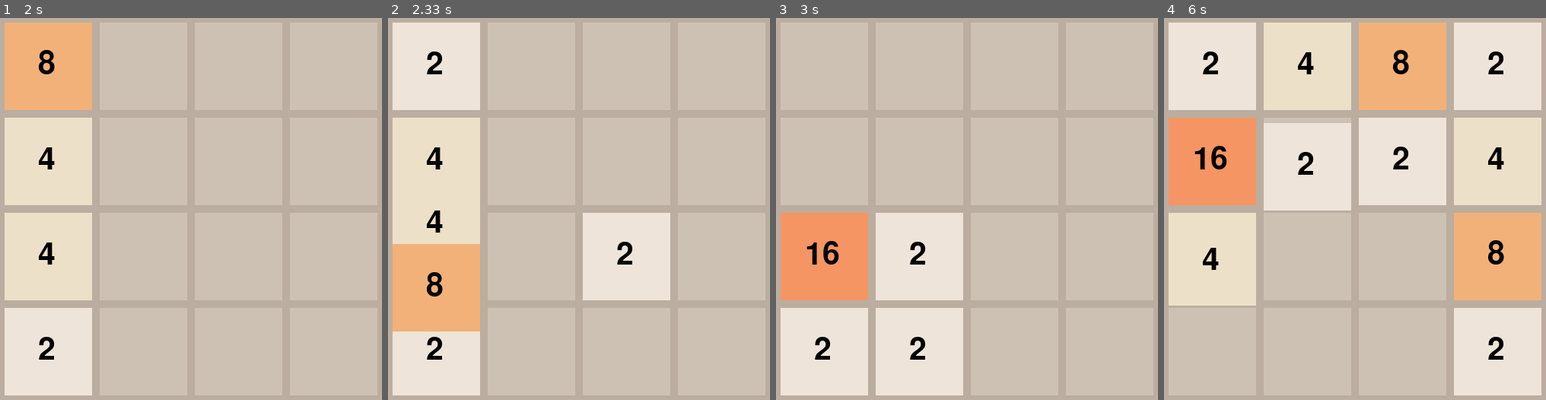
Above: before the commit, frames 1-4 (left to right).
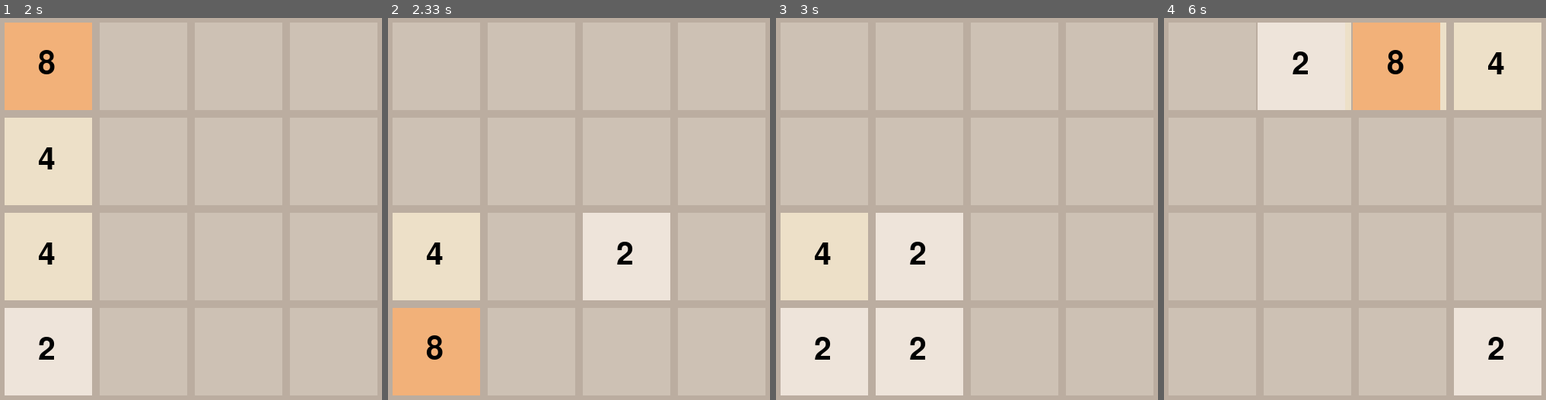
Above: after the commit, the same moments.

Repository: i0z0m/2048-pygame
Game: pygame game, started from src/2048_pygame/main.py
Two runs of this game, one before a commit and one after it. Both use one fixed random seed, a clock stepped at 60 frames per second and the inputs below.
Inputs:
- Up to frame 1 (2 s): hold Right 0.33-0.8 s; hold Up 0.83-1.13 s; hold Right 1.17-1.63 s; hold Left from 1.67 s (still down)
- Up to frame 2 (2.33 s): release Left at 2.2 s; hold Down from 2.23 s (still down)
- Up to frame 3 (3 s): release Down at 2.53 s; hold Left 2.57-2.97 s
- Up to frame 4 (6 s): hold Up 3-3.37 s; hold Right 3.4-4.03 s; hold Down 4.07-4.43 s; hold Left 4.47-4.93 s; hold Right 4.97-5.43 s; hold Up 5.47-5.77 s; hold Right from 5.8 s (still down)

Frame 1 is identical in both runs. In frame 2, 19% of the frame differs, in the area x 1-25%, y 1-99%; in frame 3, 5.2%; in frame 4, 39%, in the area x 1-99%, y 1-76%.

Commit message:
Implemented animation to move up/down/left/right

Diff:
--- a/src/2048_pygame/main.py
+++ b/src/2048_pygame/main.py
@@ -52,7 +52,7 @@
         self.board[start_pos[0]][start_pos[1]] = 0
         self.moving_tiles.append((tile_value, start_pos, end_pos))
 
-    def move_tiles(self):
+    def move_tiles(self, direction):
         new_board = [[0] * 4 for _ in range(4)]
         for i in range(4):
             j = 0
@@ -62,32 +62,46 @@
                     if k > 0 and new_board[i][k - 1] == self.board[i][j]:
                         new_board[i][k - 1] *= 2
                         self.score += new_board[i][k - 1]
-                        self.move_tile((i, j), (i, k - 1)) # 合体するタイルの移動
+                        if direction == 'up':
+                            if self.board[i][j] != 0: self.move_tile((i, j), (i, k - 1)) # 合体するタイルの移動
+                        elif direction == 'down':
+                            if self.board[i][3 - j] != 0: self.move_tile((i, 3 - j), (i, 3 - k)) # 合体するタイルの移動
+                        elif direction == 'left':
+                            if self.board[j][i] != 0: self.move_tile((j, i), (k - 1, i)) # 合体するタイルの移動
+                        elif direction == 'right':
+                            if self.board[3 - j][i] != 0: self.move_tile((3 - j, i), (3 - k, i)) # 合体するタイルの移動
                     else:
                         new_board[i][k] = self.board[i][j]
-                        self.move_tile((i, j), (i, k)) # 合体しないタイルの移動
+                        if direction == 'up':
+                            if self.board[i][j] != 0: self.move_tile((i, j), (i, k)) # 合体しないタイルの移動
+                        elif direction == 'down':
+                            if self.board[i][3 - j] != 0: self.move_tile((i, 3 - j), (i, 3 - k)) # 合体しないタイルの移動
+                        elif direction == 'left':
+                            if self.board[j][i] != 0: self.move_tile((j, i), (k, i)) # 合体しないタイルの移動
+                        elif direction == 'right':
+                            if self.board[3 - j][i] != 0: self.move_tile((3 - j, i), (3 - k, i)) # 合体しないタイルの移動
                         k += 1
                 j += 1
         self.board = new_board
 
     def move_up(self):
         self.board = list(map(list, zip(*self.board))) # 90度反時計回りに回転
-        self.move_tiles()
+        self.move_tiles('up')
         self.board = list(map(list, zip(*self.board[::-1]))) # 90度時計回りに回転
         self.board = [row[::-1] for row in self.board] # 左右反転を解除
 
     def move_down(self):
         self.board = list(map(list, zip(*self.board[::-1]))) # 90度時計回りに回転
-        self.move_tiles()
+        self.move_tiles('down')
         self.board = list(map(list, zip(*self.board))) # 90度反時計回りに回転
         self.board = self.board[::-1] # 上下反転を解除
 
     def move_left(self):
-        self.move_tiles()
+        self.move_tiles('left')
 
     def move_right(self):
         self.board = [row[::-1] for row in self.board] # 左右反転
-        self.move_tiles()
+        self.move_tiles('right')
         self.board = [row[::-1] for row in self.board] # 左右反転を解除
 
     def is_game_over(self):
